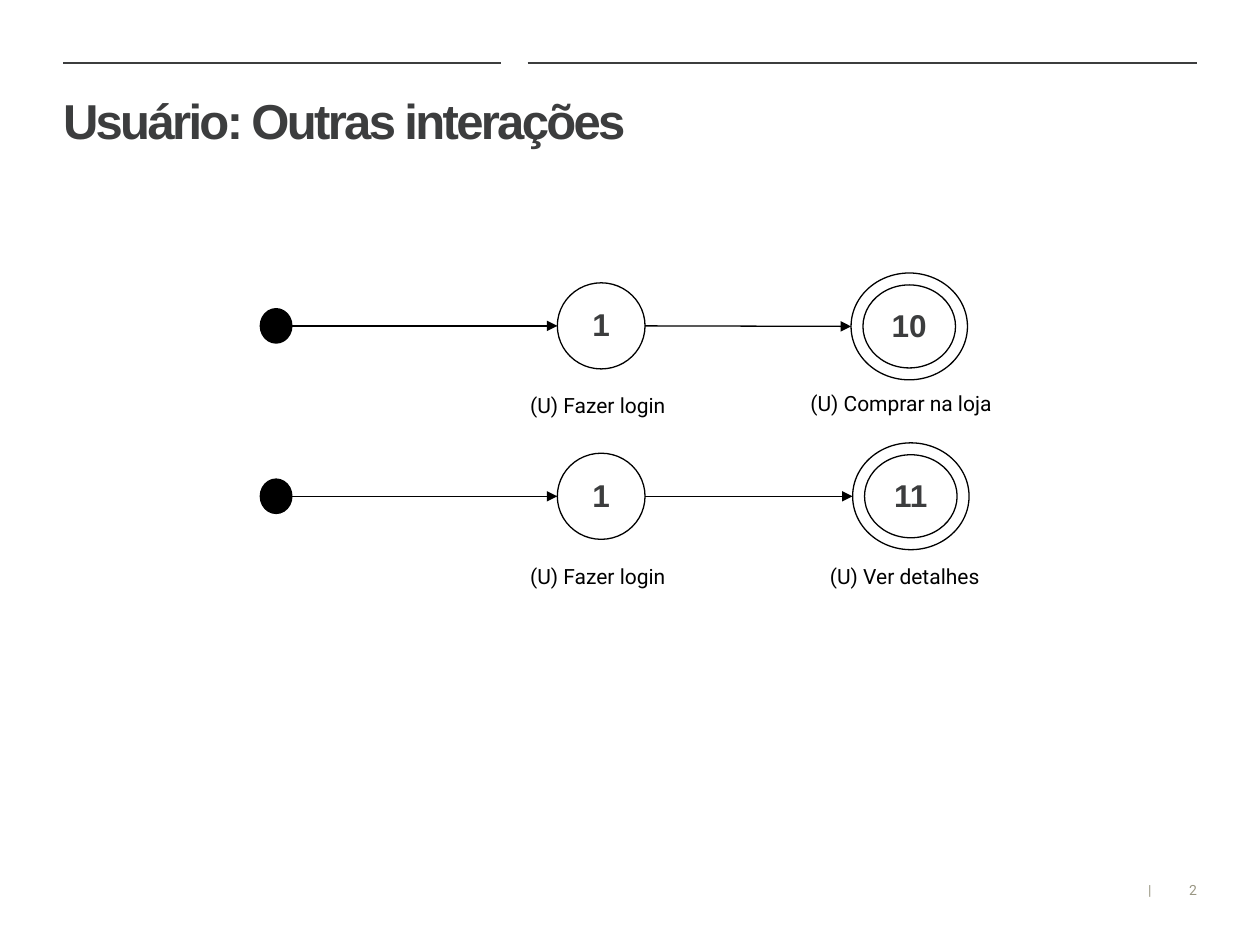
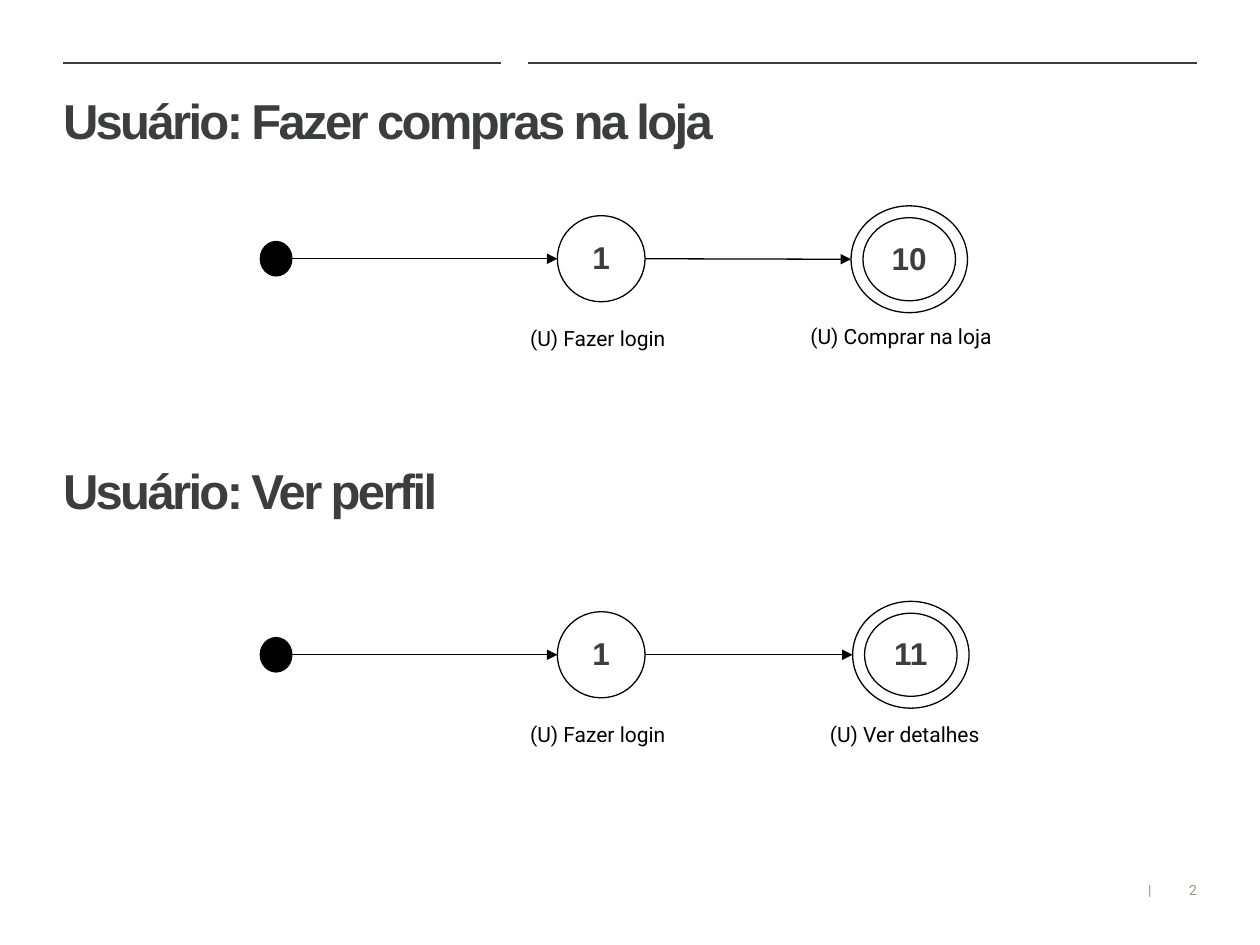
Before and after one commit to ddanieldma/MIR-Duolingo, a slide deck: slide 2 of Objetivos organizacionais Usuário.pptx. Drawn at 1260x945 pixels with LibreOffice and Linux fonts; fonts in the diff are those of the drawing; background and template pictures are left out. Boxes give left, top, right and bottom in pixels: in the first picture for what was removed or moved away, otherwise in the second. Text is boxed around its words. In the diff, an @@ line names an element or a change of style, - is before the commit and + after.

Commit message:
Ajustes nos objetivos informacionais do usuário

```diff
--- a/Objetivos organizacionais Usuário.pptx
+++ b/Objetivos organizacionais Usuário.pptx
@@ title at (x1=63, y1=103, x2=713, y2=149): text changed @@
-Usuário: Outras interações
+Usuário: Fazer compras na loja
@@ 2 ellipses, 1 text moved together from (x1=260, y1=282, x2=991, y2=416) to (x1=260, y1=215, x2=991, y2=349) @@
@@ 2 arrows, 1 text, 1 donut moved together from (x1=292, y1=273, x2=966, y2=418) to (x1=292, y1=205, x2=966, y2=351) @@
@@ text added at (x1=63, y1=473, x2=437, y2=519), 28 pt, text #3C3D3E, bold @@
+Usuário: Ver perfil
@@ 2 ellipses, 1 donut moved together from (x1=260, y1=444, x2=969, y2=551) to (x1=260, y1=601, x2=969, y2=708) @@
@@ 2 texts, 2 arrows moved together from (x1=292, y1=496, x2=980, y2=589) to (x1=292, y1=655, x2=980, y2=747) @@
```
Also in this commit, not shown: 1 other slide changed.
